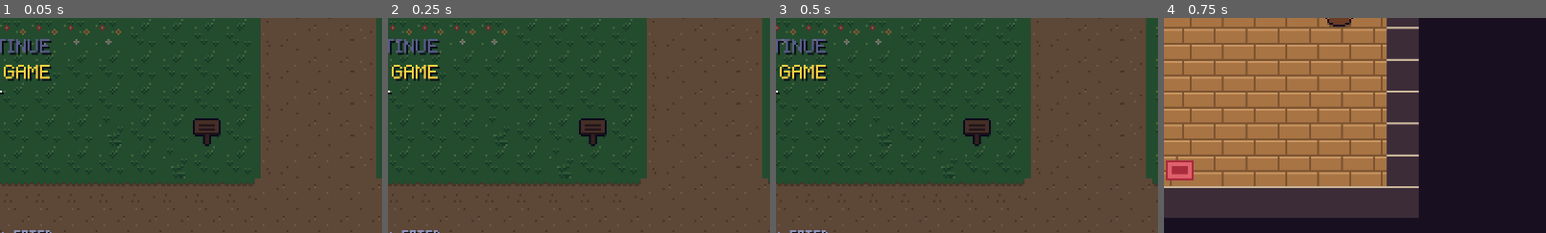
Above: before the commit, frames 1-4 (left to right).
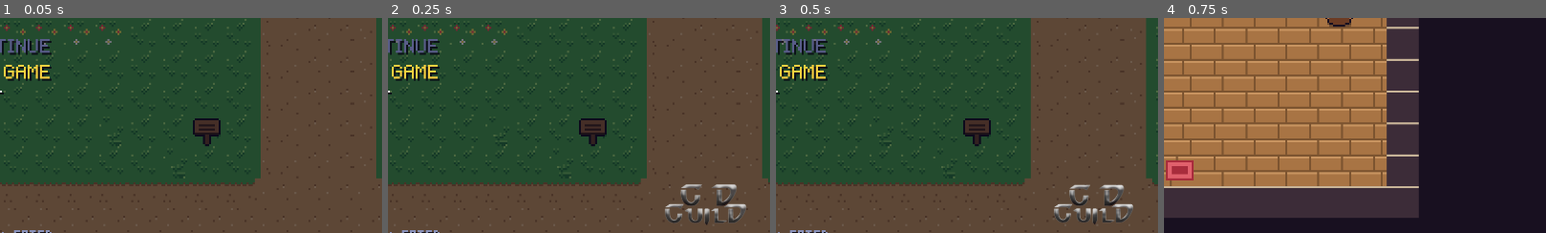
Above: after the commit, the same moments.

Repository: GoDGuilD/TheVillage
Game: Godot game, scene res://src/ui/TitleScreen.tscn
Same seed, same stepped clock (60 frames per second), same inputs: the game is played once before the commit and once after it.
Inputs (mouse positions are % of the whole screen's width and height, from its top left):
- Up to frame 1 (0.05 s): no input
- Up to frame 2 (0.25 s): no input
- Up to frame 3 (0.5 s): no input
- Up to frame 4 (0.75 s): tap Enter (ui_accept) at 0.5 s; move the mouse to (72, 45) at 0.52 s; hold D (move_right) from 0.53 s (still down); hold J (attack) from 0.53 s (still down); click (72, 45) at 0.67 s
The pictures show only the part of the screen within x 50-100%, y 44-94%; the shares and areas given below are measured in that part.

Frame 1 is identical in both runs. In frame 2, 1.3% of the frame differs, in the area x 72-94%, y 77-97%; in frame 3, 1.3%; in frame 4, nothing differs.

Commit message:
Animated GoDGuilD logo on the title screen

Diff:
--- /dev/null
+++ b/src/ui/GgLogo.gd
@@ -0,0 +1,91 @@
+# File: GgLogo.gd
+# Description: Godot 4 player for the animated GoDGuilD logo. A TextureRect that plays the
+#              spritesheets from src/export_godot.py as intro -> idle loop -> every 25-55 s a
+#              glitch-out and the intro again -> idle. Drop-in replacement for a static logo.
+# Author: Jose-Jorge HERNANDEZ
+# Company: Parlee Conseiller, Inc.
+# Date: 2026-10-20
+# Last edit date: 2026-10-20
+# Version: 1.0.0
+#
+# Usage (code):
+#   var logo: TextureRect = preload("res://src/ui/GgLogo.gd").new()
+#   logo.sheet_dir = "res://assets/ui/gg_logo/"
+#   logo.custom_minimum_size = Vector2(150, 122)
+#   parent.add_child(logo)
+# The node sizes itself like any TextureRect (keep-aspect, centred). Pauses with the tree.
+extends TextureRect
+
+# --- Sheet layout: must match src/export_godot.py in the logo package ----------------------
+const FPS := 15.0
+const COLS := 8
+const FRAME := Vector2(224, 182)
+const FRAMES := {"intro": 48, "idle": 60, "glitch": 15}
+
+## Folder holding gg_logo_intro.png, gg_logo_idle.png and gg_logo_glitch.png.
+@export var sheet_dir := "res://assets/ui/gg_logo/"
+## Play the build-up first. Off = start straight on the idle loop.
+@export var play_intro := true
+## Seconds between replays (random in this range). x <= 0 disables replays.
+@export var replay_every := Vector2(25.0, 55.0)
+
+var _sheets := {}            # name -> Texture2D
+var _atlas := AtlasTexture.new()
+var _clip := "idle"          # sheet currently playing
+var _t := 0.0                # seconds into the current clip
+var _next_replay := 0.0      # seconds of idle left before the next replay
+
+
+func _ready() -> void:
+	expand_mode = TextureRect.EXPAND_IGNORE_SIZE
+	stretch_mode = TextureRect.STRETCH_KEEP_ASPECT_CENTERED
+	mouse_filter = Control.MOUSE_FILTER_IGNORE
+	for clip: String in FRAMES:
+		_sheets[clip] = load(sheet_dir + "gg_logo_" + clip + ".png") as Texture2D
+	texture = _atlas
+	_play("intro" if play_intro else "idle")
+
+
+# Start a clip from its first frame.
+func _play(clip: String) -> void:
+	_clip = clip
+	_t = 0.0
+	_atlas.atlas = _sheets[clip]
+	if clip == "idle":
+		_schedule_replay()
+	_show_frame(0)
+
+
+func _schedule_replay() -> void:
+	_next_replay = randf_range(replay_every.x, replay_every.y) if replay_every.x > 0.0 else INF
+
+
+# Point the shared AtlasTexture at one cell of the current sheet.
+@warning_ignore("integer_division")
+func _show_frame(i: int) -> void:
+	_atlas.region = Rect2(Vector2(i % COLS, i / COLS) * FRAME, FRAME)
+
+
+func _process(delta: float) -> void:
+	_t += delta
+	var count: int = FRAMES[_clip]
+	var i := int(_t * FPS)
+	match _clip:
+		"intro":
+			# One-shot: hand over to the idle loop when the build-up has finished.
+			if i >= count:
+				_play("idle")
+				return
+		"glitch":
+			# Glitch-out ends on an empty frame; rebuild with the intro.
+			if i >= count:
+				_play("intro")
+				return
+		_:
+			i %= count
+			_next_replay -= delta
+			# Only switch at the loop seam, so the idle never jumps mid-cycle.
+			if _next_replay <= 0.0 and i == 0 and is_visible_in_tree():
+				_play("glitch")
+				return
+	_show_frame(i)
--- a/src/ui/TitleScreen.gd
+++ b/src/ui/TitleScreen.gd
@@ -3,8 +3,8 @@
 # Author: Jose-Jorge HERNANDEZ
 # Company: Parlee Conseiller, Inc.
 # Date: 2026-10-15
-# Last edit date: 2026-10-15
-# Version: 1.0.0
+# Last edit date: 2026-10-20
+# Version: 1.1.0
 extends Node2D
 ## The backdrop is the real village, painted by AreaBuilder from its generated area (no enemies), so the title
 ## always matches the game. CONTINUE hands the save to the World through SaveGame.pending.
@@ -12,6 +12,13 @@
 const WORLD_SCENE := "res://src/world/World.tscn"
 const BACKDROP_AREA := "res://src/world/areas/el_pueblo.json"
 const LOGO_TEXTURE := preload("res://assets/ui/title_logo.png")
+# Animated GoDGuilD logo (src/ui/GgLogo.gd + assets/ui/gg_logo/, copies from the 2026 logo package),
+# small in the bottom-right corner. Linear filtering: the project default (nearest) would alias the
+# downscaled chrome art.
+const GG_LOGO := preload("res://src/ui/GgLogo.gd")
+const GG_LOGO_DIR := "res://assets/ui/gg_logo/"
+const GG_LOGO_SIZE := Vector2(52, 42)          # keeps the logo art's 1920x1560 aspect
+const GG_LOGO_MARGIN := 5.0
 const TILE := 16.0
 const LOGO_Y := 34.0
 const SUBTITLE_Y := 76.0
@@ -55,6 +62,17 @@
 	menu.chosen.connect(_on_chosen)
 	ui.add_child(PixelText.make("ARROWS + ENTER", Vector2(UiTheme.VIEW.x / 2.0, HINT_Y), UiTheme.DIM_TEXT,
 			PixelText.FONT_SMALL, PixelText.Align.CENTER))
+	_add_studio_logo(ui)
+
+
+# Bottom-right animated GoDGuilD logo (intro, idle, occasional glitch replay).
+func _add_studio_logo(parent: Node) -> void:
+	var gg: TextureRect = GG_LOGO.new()
+	gg.sheet_dir = GG_LOGO_DIR
+	gg.texture_filter = CanvasItem.TEXTURE_FILTER_LINEAR
+	gg.position = UiTheme.VIEW - GG_LOGO_SIZE - Vector2(GG_LOGO_MARGIN, GG_LOGO_MARGIN)
+	gg.size = GG_LOGO_SIZE
+	parent.add_child(gg)
 
 
 # CONTINUE is only enabled when a save exists.
Binary file added: assets/ui/gg_logo/gg_logo_glitch.png
Not shown, added: assets/ui/gg_logo/gg_logo_glitch.png.import
Binary file added: assets/ui/gg_logo/gg_logo_idle.png
Not shown, added: assets/ui/gg_logo/gg_logo_idle.png.import
Binary file added: assets/ui/gg_logo/gg_logo_intro.png
Not shown, added: assets/ui/gg_logo/gg_logo_intro.png.import
Not shown, added: src/ui/GgLogo.gd.uid
Not shown, added: tests/test_tempus.gd.uid
Not shown, added: tools/capture_tempus.gd.uid
Not shown, changed: CHANGELOG.md
Not shown, changed: README.md
Not shown, changed: technical_memory/technical_memory.ipynb
